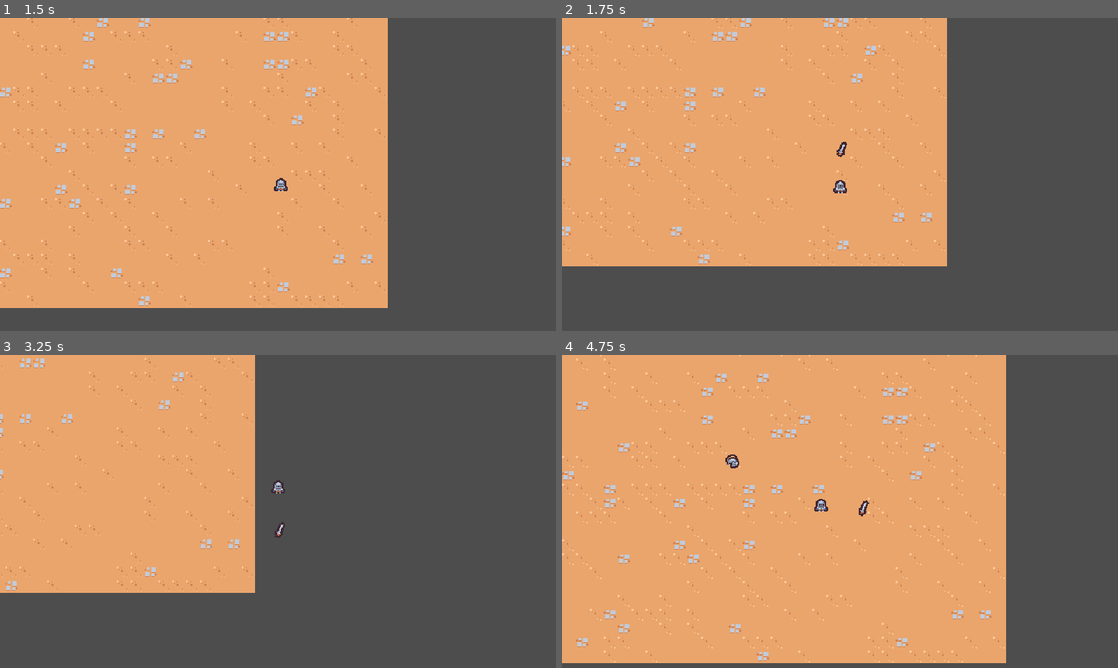
Above: before the commit, frames 1-4 (two rows, left to right).
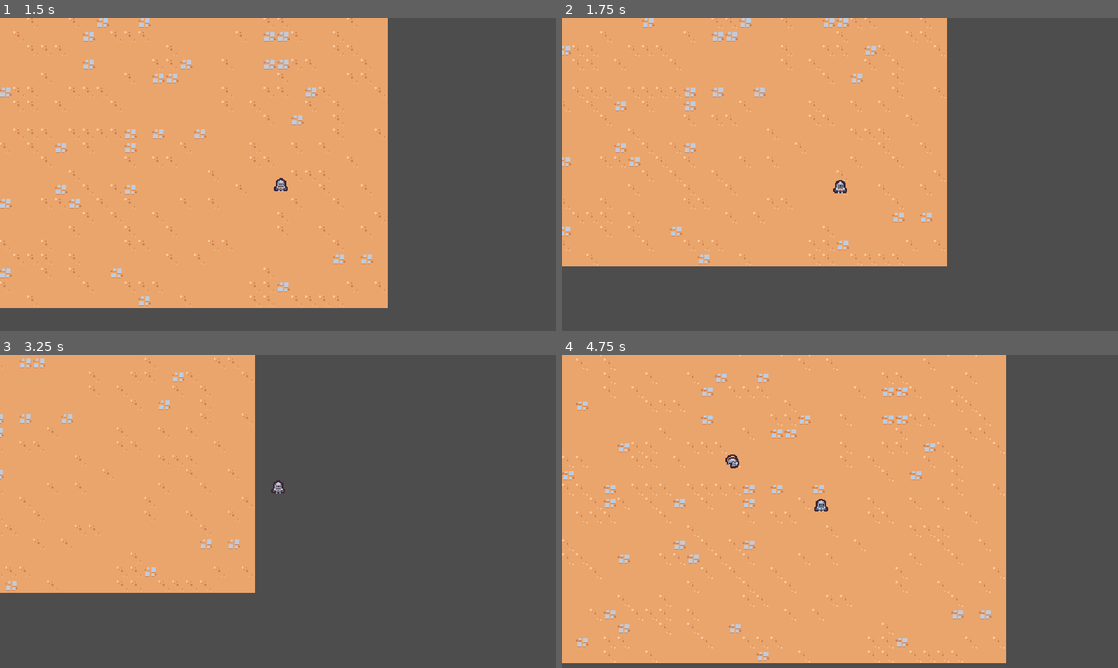
Above: after the commit, the same moments.

Repository: emyasnikov/2d-survivor-course
Game: Godot game, scene res://scenes/main/main.tscn
Same seed, same stepped clock (60 frames per second), same inputs: the game is played once before the commit and once after it.
Inputs:
- Up to frame 1 (1.5 s): hold D (move_right) 0.53-1.28 s; hold S (move_down) from 1.28 s (still down)
- Up to frame 2 (1.75 s): keep holding S (move_down)
- Up to frame 3 (3.25 s): release S (move_down) at 2.03 s; hold D (move_right) 2.03-2.78 s; hold W (move_up) from 2.78 s (still down)
- Up to frame 4 (4.75 s): release W (move_up) at 3.53 s; hold A (move_left) from 3.53 s (still down)

Frame 1 is identical in both runs. In frame 2, less than 0.1% of the frame differs, in the area x 49-52%, y 39-45%; in frame 3, less than 0.1%, in the area x 49-52%, y 53-59%; in frame 4, less than 0.1%.

Commit message:
Added targeting to sword ability.

Diff:
--- a/scenes/abilities/sword_ability/sword_ability_controller.gd
+++ b/scenes/abilities/sword_ability/sword_ability_controller.gd
@@ -1,4 +1,6 @@
 extends Node
+
+const MAX_RANGE = 150
 
 @export var sword_ability: PackedScene
 
@@ -18,7 +20,23 @@
     if player == null:
         return
 
+    var enemies = get_tree().get_nodes_in_group("enemy")
+
+    enemies = enemies.filter(func (enemy: Node2D):
+        return enemy.global_position.distance_squared_to(player.global_position) < pow(MAX_RANGE, 2)
+    )
+
+    if enemies.size() == 0:
+        return
+
+    enemies.sort_custom(func (a: Node2D, b: Node2D):
+        var a_distance = a.global_position.distance_squared_to(player.global_position)
+        var b_distance = b.global_position.distance_squared_to(player.global_position)
+
+        return a_distance < b_distance
+    )
+
     var sword_instance = sword_ability.instantiate() as Node2D
 
     player.get_parent().add_child(sword_instance)
-    sword_instance.global_position = player.global_position
+    sword_instance.global_position = enemies[0].global_position
--- a/scenes/basic_enemy/basic_enemy.tscn
+++ b/scenes/basic_enemy/basic_enemy.tscn
@@ -6,7 +6,7 @@
 [sub_resource type="CircleShape2D" id="CircleShape2D_hasd6"]
 radius = 5.0
 
-[node name="BasicEnemy" type="CharacterBody2D"]
+[node name="BasicEnemy" type="CharacterBody2D" groups=["enemy"]]
 collision_layer = 0
 script = ExtResource("1_k2sut")
 
